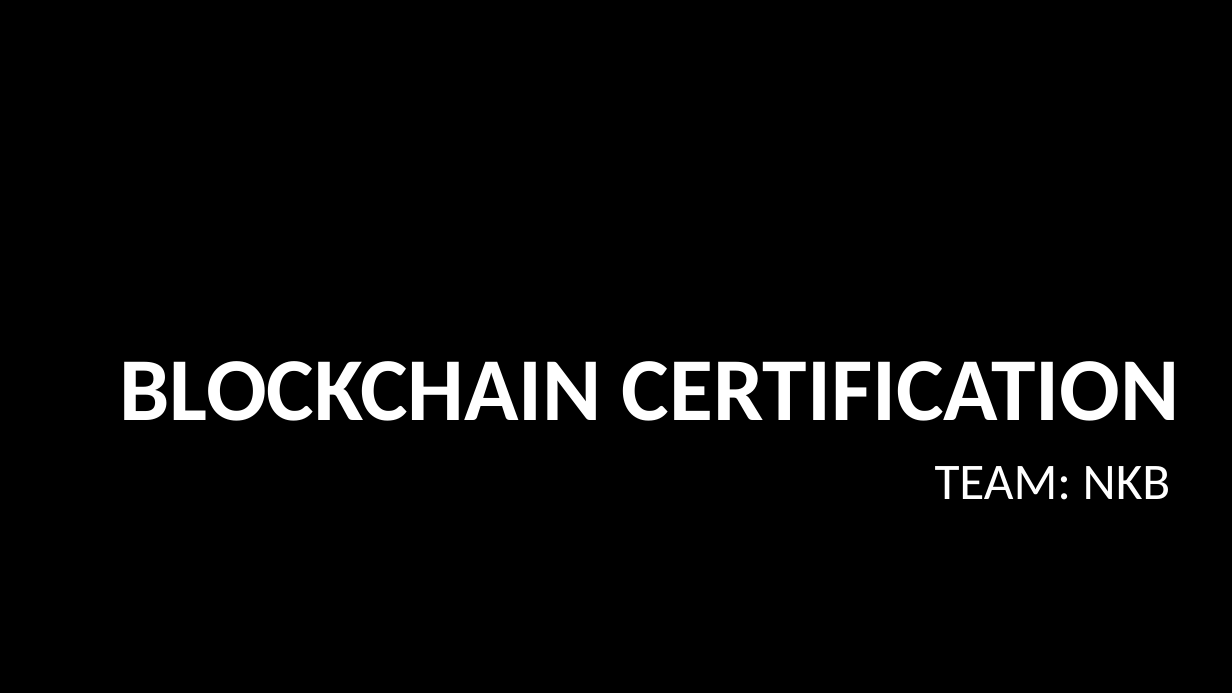
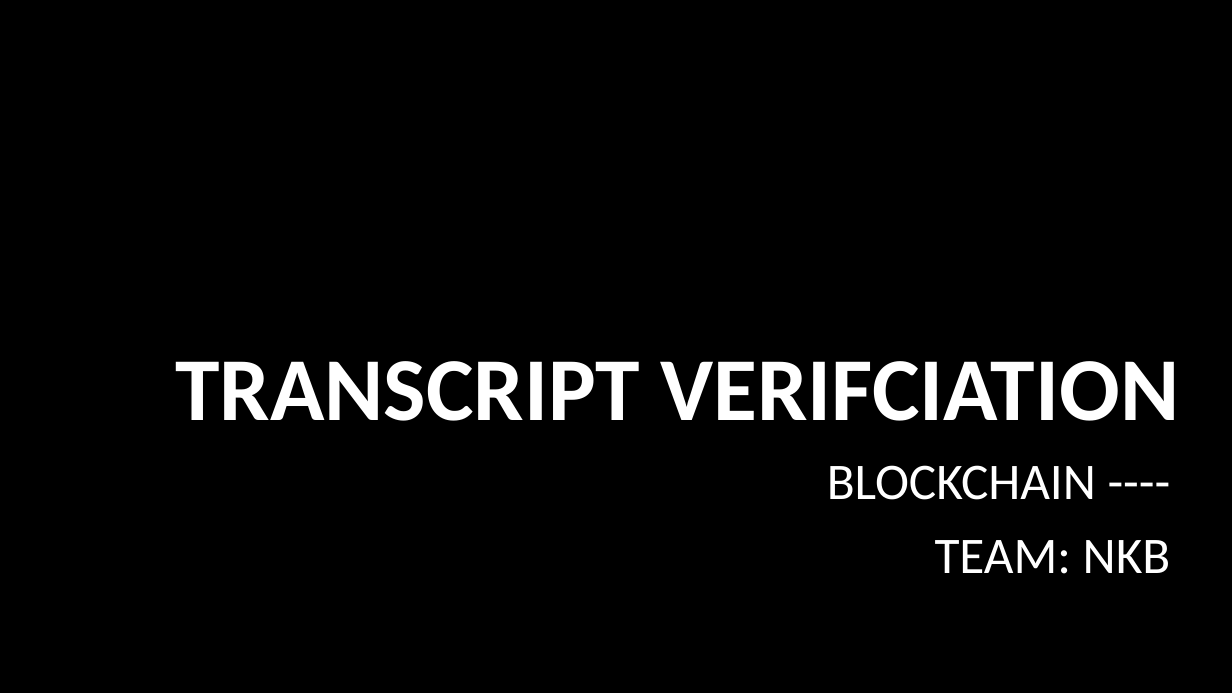
Before and after one commit to usop7/MachoHacks2018, a slide deck: slide 1 of MachoHacks2018.pptx. Drawn at 1232x693 pixels with LibreOffice and Linux fonts; fonts in the diff are those of the drawing; background and template pictures are left out. Boxes give left, top, right and bottom in pixels: in the first picture for what was removed or moved away, otherwise in the second. Text is boxed around its words. In the diff, an @@ line names an element or a change of style, - is before the commit and + after.

```diff
--- a/MachoHacks2018.pptx
+++ b/MachoHacks2018.pptx
@@ title at (176, 361, 1179, 421): text changed @@
-BLOCKCHAIN CERTIFICATION
+TRANSCRIPT VERIFCIATION
@@ subtitle at (827, 465, 1096, 500): paragraph added @@
+BLOCKCHAIN ----
```
Also in this commit, not shown: 6 other slides changed, 1 slide added, 2 slides removed.
